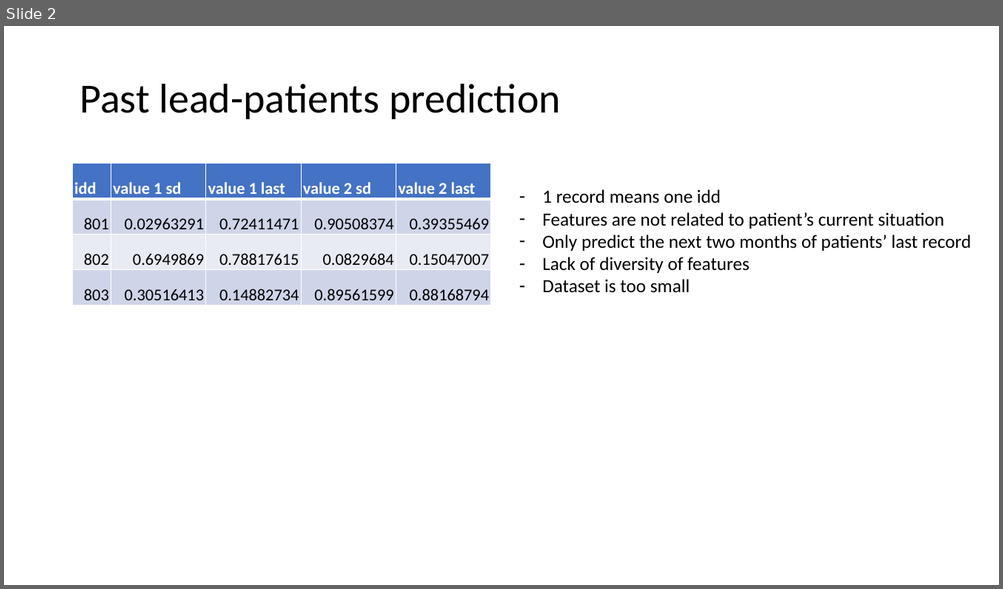
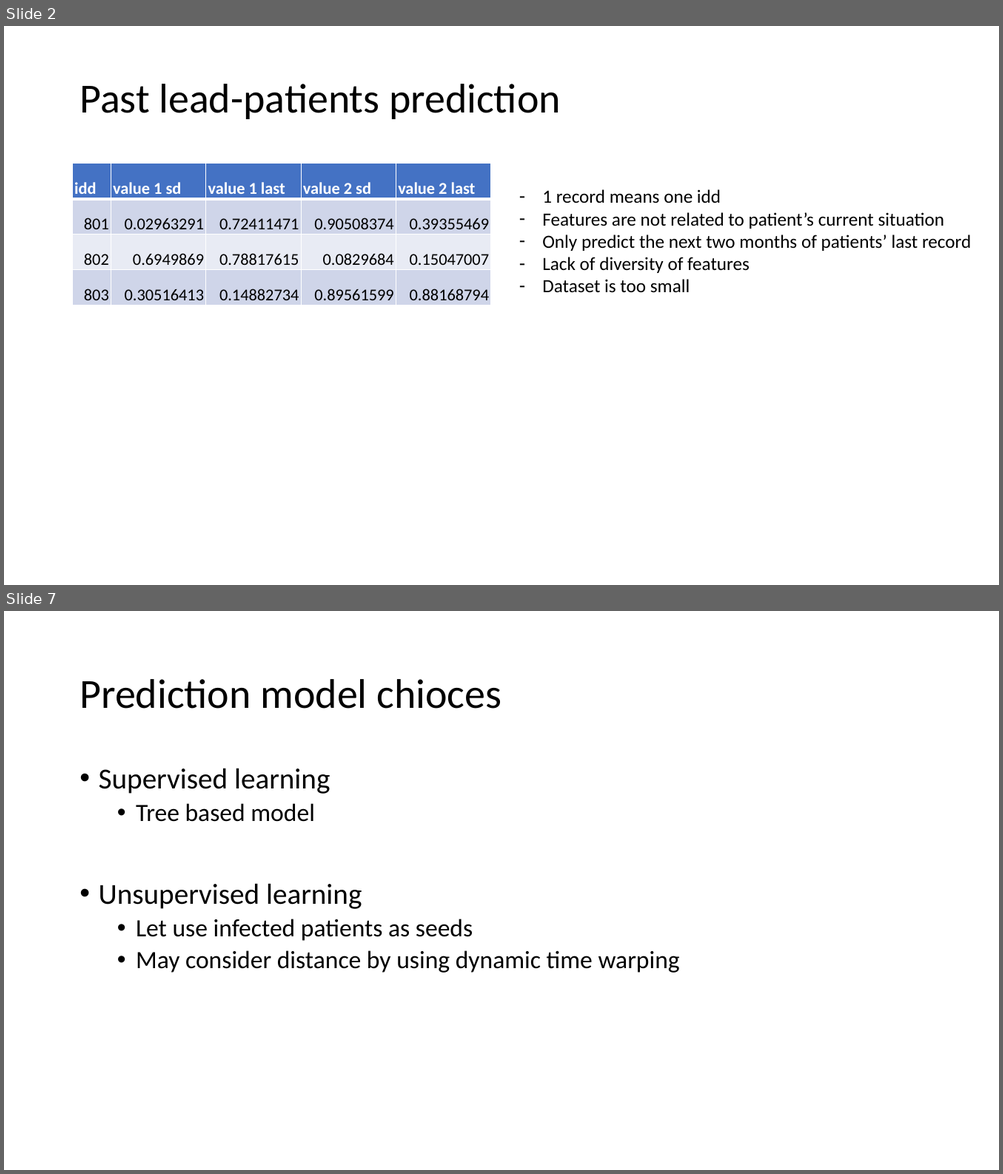
Before and after one commit to Jack47744/Kiddi, a slide deck: Presentation1.pptx. Shown one above the other, each under a label of ours: slide 2 before the commit, slides 2 and 7 after it; the slides between them are not shown. The pictures are 1003x589 and 1003x1174 pixels, drawn with LibreOffice and Linux fonts; fonts in the diff are those of the drawing. Boxes give left, top, right and bottom in pixels: in the first picture for what was removed or moved away, otherwise in the second. Text is boxed around its words. In the diff, an @@ line names an element or a change of style, - is before the commit and + after.

```diff
--- a/Presentation1.pptx
+++ b/Presentation1.pptx
@@ slide 7 added at (4, 611, 999, 1170), background #FFFFFF @@
@@ title added at (79, 679, 501, 709), 40 pt, text #000000 @@
+Prediction model chioces
@@ text added at (99, 768, 680, 973), 24 pt, text #000000 @@
+• Supervised learning
+  • Tree based model
+• Unsupervised learning
+  • Let use infected patients as seeds
+  • May consider distance by using dynamic time warping
```
Also in this commit, not shown: 2 slides changed, 2 other slides added, 3 other files.
